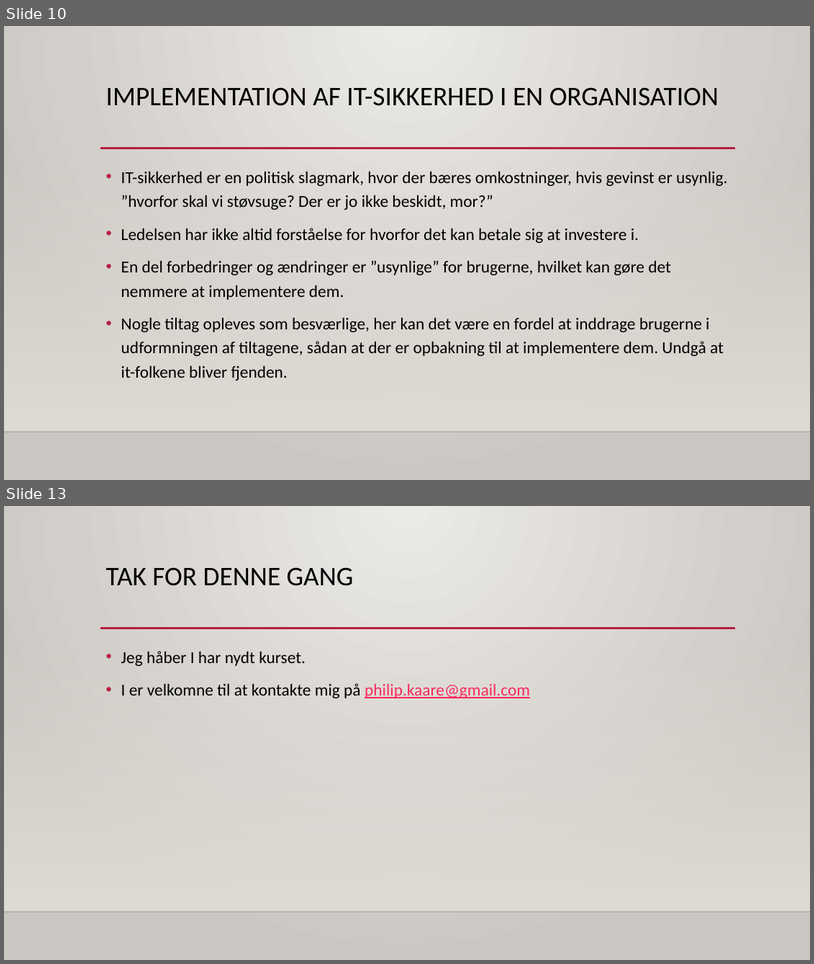
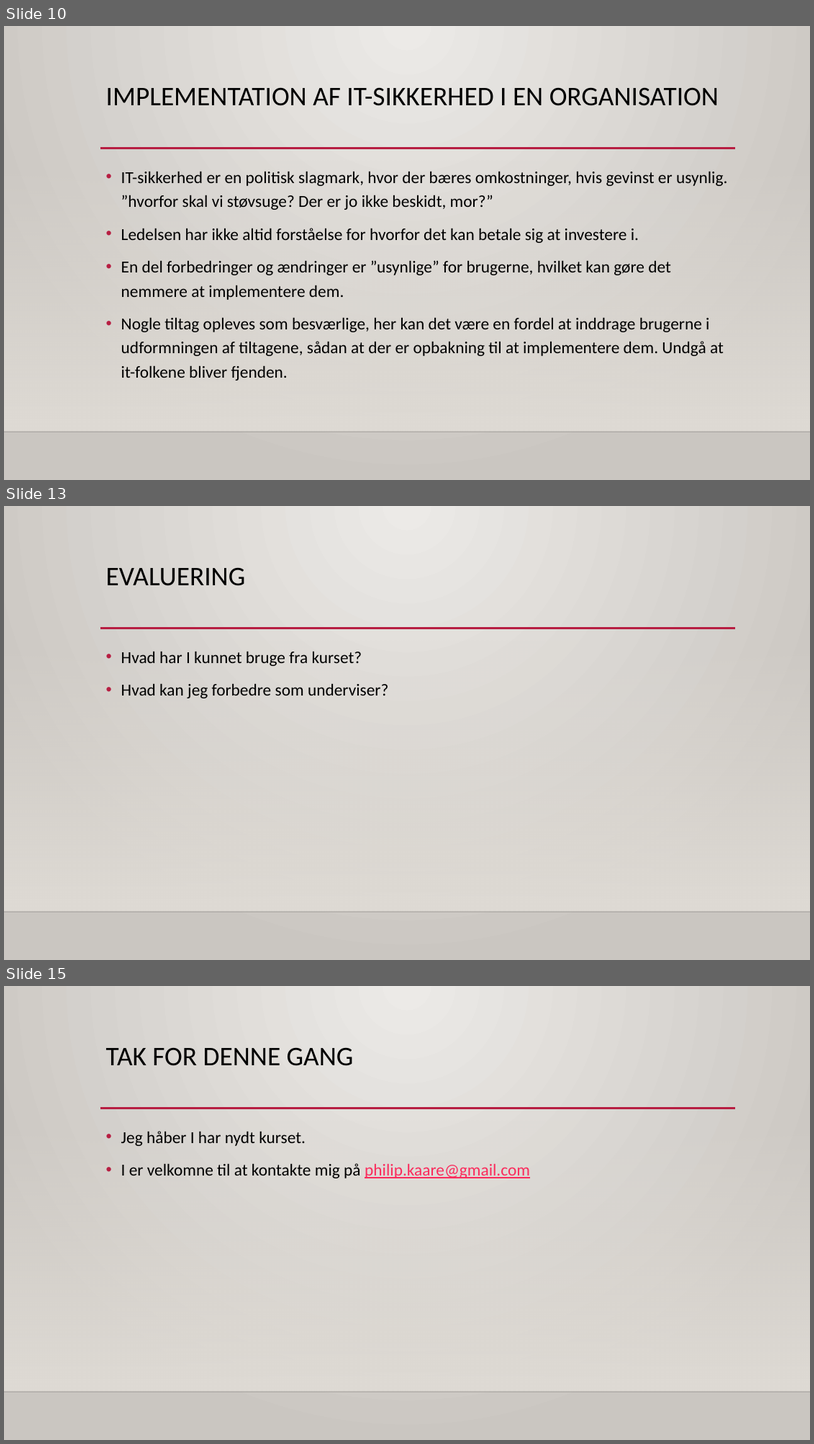
Before and after one commit to philipkaare/presentations, a slide deck: Smartlearning.dk/IT-sikkerhed - webinar 4.pptx. Shown one above the other, each under a label of ours: slides 10 and 13 before the commit, slides 10, 13 and 15 after it; the slides between them are not shown. The pictures are 814x964 and 814x1444 pixels, drawn with LibreOffice and Linux fonts; fonts in the diff are those of the drawing; background and template pictures are left out. Boxes give left, top, right and bottom in pixels: in the first picture for what was removed or moved away, otherwise in the second. Text is boxed around its words. In the diff, an @@ line names an element or a change of style, - is before the commit and + after.

```diff
--- a/Smartlearning.dk/IT-sikkerhed - webinar 4.pptx
+++ b/Smartlearning.dk/IT-sikkerhed - webinar 4.pptx
@@ slide 13 added at (x1=4, y1=506, x2=810, y2=960), background gradient #ECEAE7 to #CAC7C1; not listed: 3 template elements that a slide beside it also shows @@
@@ title added at (x1=106, y1=568, x2=246, y2=586), 32 pt, text #000000 @@
+EVALUERING
@@ text added at (x1=121, y1=651, x2=388, y2=698), 20 pt, text #000000 @@
+• Hvad har I kunnet bruge fra kurset?
+• Hvad kan jeg forbedre som underviser?
@@ what was slide 13 is now slide 15 @@
```
Also in this commit, not shown: 4 slides changed, 1 other slide added, 1 other file.
